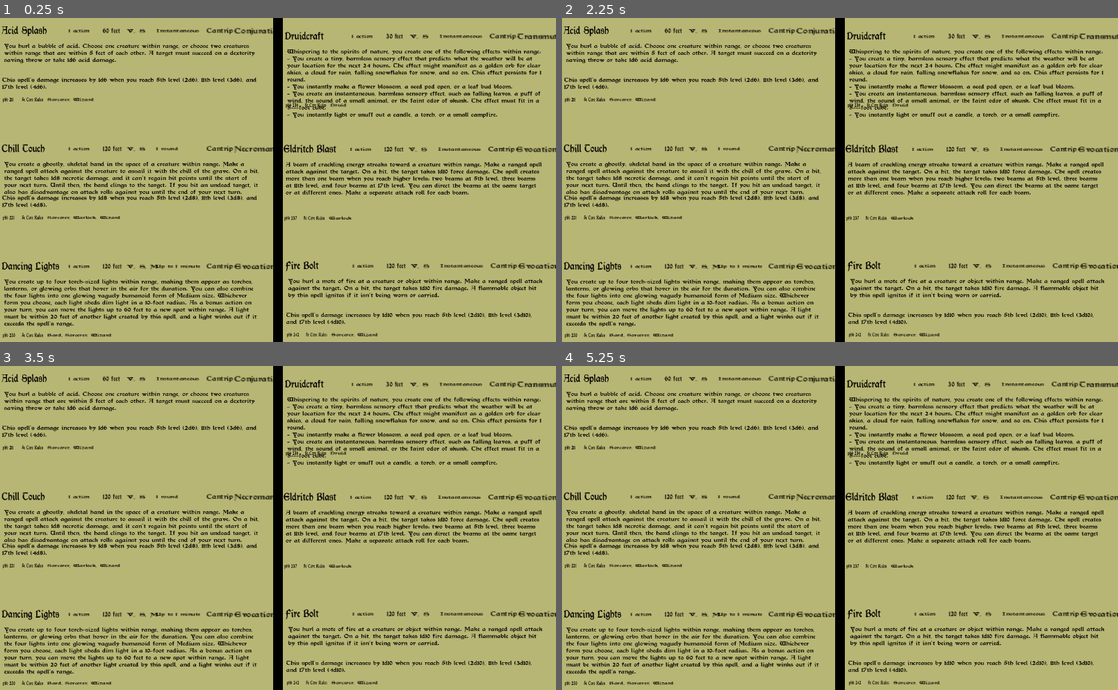
Above: before the commit, frames 1-4 (two rows, left to right).
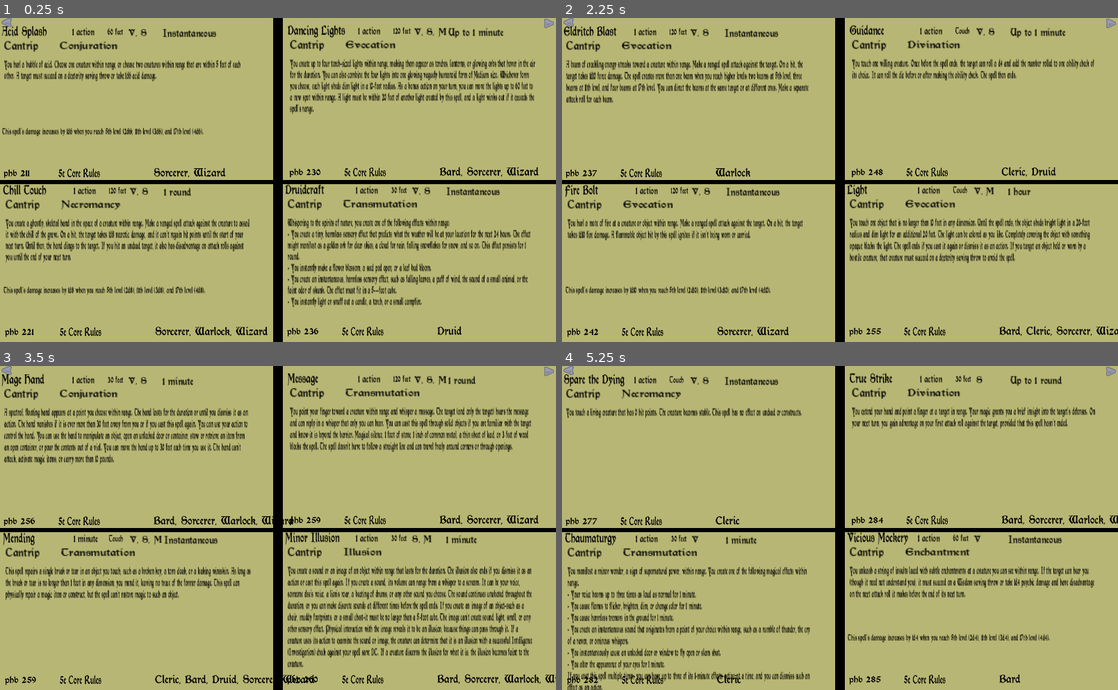
Above: after the commit, the same moments.

Repository: patricks0510/GodotSpellbook
Game: Godot game, scene res://scenes/cantrips.tscn
Two runs of this game, one before a commit and one after it. Both use one fixed random seed, a clock stepped at 60 frames per second and the inputs below. The project has no main scene, so this scene is started directly.
Inputs (mouse positions are in pixels of both pictures, inside the frame that each line leads up to):
- Up to frame 1 (0.25 s): no input
- Up to frame 2 (2.25 s): click (573, 27) at 0.52 s; click (901, 137) at 1.25 s, where only the run after the commit has a clickable "Cantrips"; click (1117, 27) at 2.02 s
- Up to frame 3 (3.5 s): click (555, 375) at 2.77 s
- Up to frame 4 (5.25 s): click (1117, 375) at 3.52 s; tap Enter at 4.25 s; tap Space at 5 s

The runs differ from the first frame. In frame 1, 25% of the frame differs, in the area x 0-100%, y 0-99%; in frame 2, 22%; in frame 3, 27%; in frame 4, 22%.

Commit message:
scrolling between pages now supported for cantrips. needs refactor once moving into different spell levels since cantrip json file hardcoded

Diff:
--- a/scenes/cantrips.tscn
+++ b/scenes/cantrips.tscn
@@ -1,13 +1,41 @@
-[gd_scene load_steps=4 format=3 uid="uid://c4mxk0x4hrnjk"]
+[gd_scene load_steps=6 format=3 uid="uid://c4mxk0x4hrnjk"]
 
 [ext_resource type="PackedScene" uid="uid://4aj38bd6mf6d" path="res://scenes/bg.tscn" id="1_lk2ym"]
 [ext_resource type="Script" path="res://scripts/cantrips.gd" id="1_tqm75"]
+[ext_resource type="Texture2D" uid="uid://d4bke7ltm568p" path="res://assets/arrowBlue_left.png" id="3_sdow6"]
 [ext_resource type="PackedScene" uid="uid://b6p7rr2vv0aje" path="res://scenes/spell_display.tscn" id="3_vywtd"]
+[ext_resource type="Texture2D" uid="uid://bqgw8y2rxyqd3" path="res://assets/arrowBlue_right.png" id="4_m63un"]
 
 [node name="Cantrips" type="Node2D"]
 script = ExtResource("1_tqm75")
 
 [node name="BG" parent="." instance=ExtResource("1_lk2ym")]
+
+[node name="HorzDiv" type="ColorRect" parent="BG"]
+anchors_preset = 14
+anchor_top = 0.5
+anchor_right = 1.0
+anchor_bottom = 0.5
+offset_right = -800.0
+offset_bottom = 3.0
+grow_horizontal = 2
+grow_vertical = 2
+scale = Vector2(3, 3)
+color = Color(0, 0, 0, 1)
+
+[node name="Back" type="TextureButton" parent="BG"]
+offset_left = 3.0
+offset_top = -1.0
+offset_right = 43.0
+offset_bottom = 39.0
+texture_normal = ExtResource("3_sdow6")
+
+[node name="Next" type="TextureButton" parent="BG"]
+offset_left = 1174.0
+offset_top = 1.0
+offset_right = 1214.0
+offset_bottom = 41.0
+texture_normal = ExtResource("4_m63un")
 
 [node name="SpellDisplay" parent="." instance=ExtResource("3_vywtd")]
 offset_left = 4.0
@@ -16,31 +44,22 @@
 offset_bottom = 701.0
 
 [node name="SpellDisplay2" parent="." instance=ExtResource("3_vywtd")]
-offset_left = 4.0
-offset_top = 273.0
-offset_right = 4.0
-offset_bottom = 956.0
+offset_left = 7.0
+offset_top = 361.0
+offset_right = 7.0
+offset_bottom = 1044.0
 
 [node name="SpellDisplay3" parent="." instance=ExtResource("3_vywtd")]
-offset_left = 4.0
-offset_top = 527.0
-offset_right = 4.0
-offset_bottom = 1210.0
+offset_left = 621.0
+offset_top = 16.0
+offset_right = 621.0
+offset_bottom = 699.0
 
 [node name="SpellDisplay4" parent="." instance=ExtResource("3_vywtd")]
-offset_left = 615.0
-offset_top = 30.0
-offset_right = 615.0
-offset_bottom = 713.0
+offset_left = 616.0
+offset_top = 360.0
+offset_right = 616.0
+offset_bottom = 1043.0
 
-[node name="SpellDisplay5" parent="." instance=ExtResource("3_vywtd")]
-offset_left = 612.0
-offset_top = 274.0
-offset_right = 612.0
-offset_bottom = 957.0
-
-[node name="SpellDisplay6" parent="." instance=ExtResource("3_vywtd")]
-offset_left = 617.0
-offset_top = 526.0
-offset_right = 617.0
-offset_bottom = 1209.0
+[connection signal="pressed" from="BG/Back" to="." method="_on_back_pressed"]
+[connection signal="pressed" from="BG/Next" to="." method="_on_next_pressed"]
--- a/scenes/spell_display.tscn
+++ b/scenes/spell_display.tscn
@@ -10,39 +10,46 @@
 
 [sub_resource type="LabelSettings" id="LabelSettings_1u2jt"]
 font = ExtResource("1_aitss")
-font_size = 24
 font_color = Color(0, 0, 0, 1)
 
 [sub_resource type="LabelSettings" id="LabelSettings_8qpl4"]
 font = ExtResource("1_aitss")
+font_size = 20
 font_color = Color(0, 0, 0, 1)
 
 [sub_resource type="LabelSettings" id="LabelSettings_hyj6e"]
 font = ExtResource("1_aitss")
+font_size = 20
 font_color = Color(0, 0, 0, 1)
 
 [sub_resource type="LabelSettings" id="LabelSettings_8gc7l"]
 font = ExtResource("1_aitss")
+font_size = 20
 font_color = Color(0, 0, 0, 1)
 
 [sub_resource type="LabelSettings" id="LabelSettings_fb8ff"]
 font = ExtResource("1_aitss")
+font_size = 20
 font_color = Color(0, 0, 0, 1)
 
 [sub_resource type="LabelSettings" id="LabelSettings_vbpsj"]
 font = ExtResource("1_aitss")
+font_size = 20
 font_color = Color(0, 0, 0, 1)
 
 [sub_resource type="LabelSettings" id="LabelSettings_xr71j"]
 font = ExtResource("1_aitss")
+font_size = 20
 font_color = Color(0, 0, 0, 1)
 
 [sub_resource type="LabelSettings" id="LabelSettings_0hi7s"]
 font = ExtResource("1_aitss")
+font_size = 48
 font_color = Color(0, 0, 0, 1)
 
 [sub_resource type="LabelSettings" id="LabelSettings_awiu2"]
 font = ExtResource("1_aitss")
+font_size = 48
 font_color = Color(0, 0, 0, 1)
 
 [node name="SpellDisplay" type="ColorRect"]
@@ -53,14 +60,14 @@
 offset_bottom = 683.0
 grow_horizontal = 2
 grow_vertical = 2
-scale = Vector2(1, 0.12)
+scale = Vector2(1, 0.24)
 script = ExtResource("1_8b1uq")
 
 [node name="SpellName" type="Label" parent="."]
 layout_mode = 0
 offset_right = 205.0
 offset_bottom = 42.0
-scale = Vector2(0.669607, 6.46678)
+scale = Vector2(0.669607, 3.96678)
 text = "Spell Name"
 label_settings = SubResource("LabelSettings_g3qf6")
 
@@ -70,7 +77,7 @@
 offset_top = 308.0
 offset_right = 811.0
 offset_bottom = 401.0
-scale = Vector2(0.692517, 4.94899)
+scale = Vector2(0.661337, 5.82197)
 theme_override_font_sizes/font_size = 80
 text = "Description: The Description for the spell goes here"
 label_settings = SubResource("LabelSettings_1u2jt")
@@ -90,91 +97,91 @@
 
 [node name="Range" type="Label" parent="."]
 layout_mode = 0
-offset_left = 218.0
-offset_top = 33.3334
-offset_right = 269.0
-offset_bottom = 53.3334
-scale = Vector2(0.910496, 7.69595)
+offset_left = 228.0
+offset_top = 16.6666
+offset_right = 279.0
+offset_bottom = 36.6667
+scale = Vector2(0.677589, 4.27427)
 text = "Range"
 label_settings = SubResource("LabelSettings_8qpl4")
 
 [node name="Components" type="Label" parent="."]
 layout_mode = 0
-offset_left = 270.0
-offset_top = 50.0001
-offset_right = 310.0
-offset_bottom = 65.0001
-scale = Vector2(1.37965, 5.99132)
+offset_left = 273.0
+offset_top = 25.0
+offset_right = 321.0
+offset_bottom = 43.0
+scale = Vector2(1.1403, 4.44703)
 text = "V,S,M"
 label_settings = SubResource("LabelSettings_hyj6e")
 
 [node name="Duration" type="Label" parent="."]
 layout_mode = 0
-offset_left = 333.0
-offset_top = 50.0001
-offset_right = 387.0
-offset_bottom = 73.0001
+offset_left = 347.0
+offset_top = 25.0
+offset_right = 401.0
+offset_bottom = 48.0
 scale = Vector2(1.07347, 5.05482)
 text = "Duration"
 label_settings = SubResource("LabelSettings_8gc7l")
 
 [node name="CastTime" type="Label" parent="."]
 layout_mode = 0
-offset_left = 144.0
-offset_top = 50.0001
-offset_right = 208.0
-offset_bottom = 73.0001
-scale = Vector2(1.0097, 5.12925)
+offset_left = 152.0
+offset_top = 12.5
+offset_right = 232.0
+offset_bottom = 35.5
+scale = Vector2(0.843906, 4.90807)
 text = "Cast Time"
 label_settings = SubResource("LabelSettings_fb8ff")
 
 [node name="Level" type="Label" parent="."]
 layout_mode = 0
-offset_left = 442.0
-offset_top = 33.3334
-offset_right = 502.0
-offset_bottom = 56.3334
-scale = Vector2(1.19801, 7.48974)
+offset_left = 5.00003
+offset_top = 133.333
+offset_right = 65.0
+offset_bottom = 156.333
+scale = Vector2(1.24375, 5.58451)
 text = "Level: #"
 label_settings = SubResource("LabelSettings_vbpsj")
 
 [node name="School" type="Label" parent="."]
 layout_mode = 0
-offset_left = 502.0
-offset_top = 33.3334
-offset_right = 542.0
-offset_bottom = 56.3334
-scale = Vector2(1.44179, 8.52117)
+offset_left = 125.0
+offset_top = 137.5
+offset_right = 174.0
+offset_bottom = 160.5
+scale = Vector2(1.40319, 4.8784)
 text = "School"
 label_settings = SubResource("LabelSettings_xr71j")
 
 [node name="ClassSpellLists" type="Label" parent="."]
 layout_mode = 0
-offset_left = 98.0
-offset_top = 1292.0
-offset_right = 196.0
-offset_bottom = 1309.0
-scale = Vector2(0.991131, 4.73418)
+offset_left = 328.0
+offset_top = 1275.0
+offset_right = 619.0
+offset_bottom = 1317.0
+scale = Vector2(0.511621, 2.33067)
 text = "Class Spell List"
 label_settings = SubResource("LabelSettings_0hi7s")
 
 [node name="PageNum" type="Label" parent="."]
 layout_mode = 0
-offset_left = 2.0
-offset_top = 1283.34
-offset_right = 67.0
-offset_bottom = 1298.34
-scale = Vector2(0.534543, 6.05068)
+offset_left = 4.0
+offset_top = 1287.5
+offset_right = 188.0
+offset_bottom = 1329.5
+scale = Vector2(0.458977, 1.8532)
 text = "PageNum"
 label_settings = SubResource("LabelSettings_awiu2")
 
 [node name="Source" type="Label" parent="."]
 layout_mode = 0
-offset_left = 43.0
-offset_top = 1283.34
-offset_right = 108.0
-offset_bottom = 1298.34
-scale = Vector2(0.534543, 6.05068)
+offset_left = 122.0
+offset_top = 1279.17
+offset_right = 240.0
+offset_bottom = 1321.17
+scale = Vector2(0.353515, 2.40187)
 text = "Source
 "
 label_settings = SubResource("LabelSettings_awiu2")
--- a/scripts/cantrips.gd
+++ b/scripts/cantrips.gd
@@ -1,53 +1,79 @@
 extends Node2D
 
 @onready var displaySpell = [$SpellDisplay,$SpellDisplay2,$SpellDisplay3,
-$SpellDisplay4,$SpellDisplay5, $SpellDisplay6]
+$SpellDisplay4]
+
+@onready var spell_list_api = parse_spell_json()
+
+@export var firstSpell = 0
+@export var lastSpell = firstSpell + 4
 
 func _ready():
-	get_spell_text()
+	get_spell_text(spell_list_api)
 
 func _process(delta):
 	pass
 
-
-func get_spell_text():
+func parse_spell_json():
 	var file = "res://imports/srd_cantrips.json"
 	var json_as_text = FileAccess.get_file_as_string(file)
 	var json_as_dict = JSON.parse_string(json_as_text)
 	var json_as_arr = json_as_dict.values()
 	var spells_api_text = json_as_arr.pop_back()
+	return spells_api_text
 
-	for spell in range(0,6):
+func get_spell_text(spells_api_text):
+	for spell in range(0,4):
+		var spellToDisplay = spell + firstSpell
+		if(spellToDisplay>=spells_api_text.size()):
+			firstSpell -= 4
+			lastSpell -= 4
+			break
 		var displaySpell_children = displaySpell[spell].get_children()
-		var spellName = spells_api_text[spell].get("name")
+		var spellName = spells_api_text[spellToDisplay].get("name")
 		displaySpell_children[0].text = spellName
-		var description = spells_api_text[spell].get("desc")
+		var description = spells_api_text[spellToDisplay].get("desc")
 		displaySpell_children[1].text = description
-		var higherLevel = spells_api_text[spell].get("higher_level")
+		var higherLevel = spells_api_text[spellToDisplay].get("higher_level")
 		displaySpell_children[2].text = higherLevel
-		var range = spells_api_text[spell].get("range")
+		var range = spells_api_text[spellToDisplay].get("range")
 		displaySpell_children[3].text = range
-		var components = spells_api_text[spell].get("components")
+		var components = spells_api_text[spellToDisplay].get("components")
 		if components != null:
 			displaySpell_children[4].text = components
 		else:
 			displaySpell_children[4].text = "N/A"
-		var duration = spells_api_text[spell].get("duration")
+		var duration = spells_api_text[spellToDisplay].get("duration")
 		displaySpell_children[5].text = duration
-		var castTime = spells_api_text[spell].get("casting_time")
+		var castTime = spells_api_text[spellToDisplay].get("casting_time")
 		displaySpell_children[6].text = castTime
-		var level = spells_api_text[spell].get("level")
+		var level = spells_api_text[spellToDisplay].get("level")
 		displaySpell_children[7].text = level
-		var school = spells_api_text[spell].get("school")
+		var school = spells_api_text[spellToDisplay].get("school")
 		displaySpell_children[8].text = school
-		var classSpellList = spells_api_text[spell].get("dnd_class")
+		var classSpellList = spells_api_text[spellToDisplay].get("dnd_class")
 		displaySpell_children[9].text = classSpellList
-		var pageNum = spells_api_text[spell].get("page")
+		var pageNum = spells_api_text[spellToDisplay].get("page")
 		displaySpell_children[10].text = pageNum
-		var source = spells_api_text[spell].get("document__title")
+		var source = spells_api_text[spellToDisplay].get("document__title")
 		displaySpell_children[11].text = source
 
 	#spells_api_text = spells_api_text[1]
 	#var spells_api_text_arr = spells_api_text.split("}, {",true)
 	#if spells_api_text:
 		#print(spells_api_text)
+
+
+func _on_back_pressed():
+	if(firstSpell == 0):
+		get_tree().change_scene_to_file("res://scenes/front_page.tscn")
+	else:
+		firstSpell -= 4
+		lastSpell -= 4
+		get_spell_text(spell_list_api)
+
+
+func _on_next_pressed():
+	firstSpell += 4
+	lastSpell += 4
+	get_spell_text(spell_list_api)
--- a/scripts/front_page.gd
+++ b/scripts/front_page.gd
@@ -3,4 +3,5 @@
 
 func _on_cantrips_button_pressed():
 	#change scenes to cantrips.gd
+	get_tree().change_scene_to_file("res://scenes/cantrips.tscn")
 	pass # Replace with function body.
Binary file added: assets/arrowBlue_left.png
Not shown, added: assets/arrowBlue_left.png.import
Binary file added: assets/arrowBlue_right.png
Not shown, added: assets/arrowBlue_right.png.import
